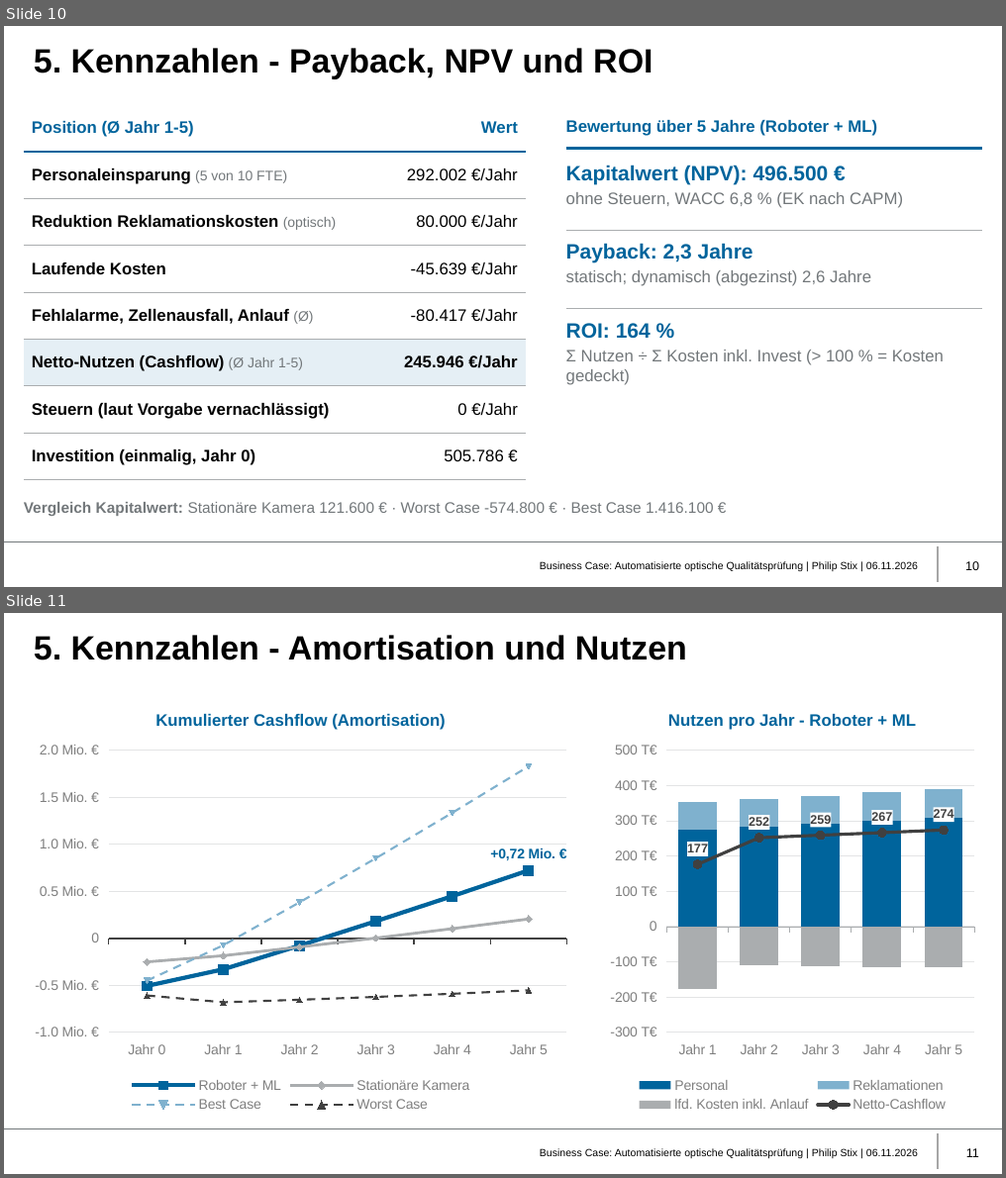
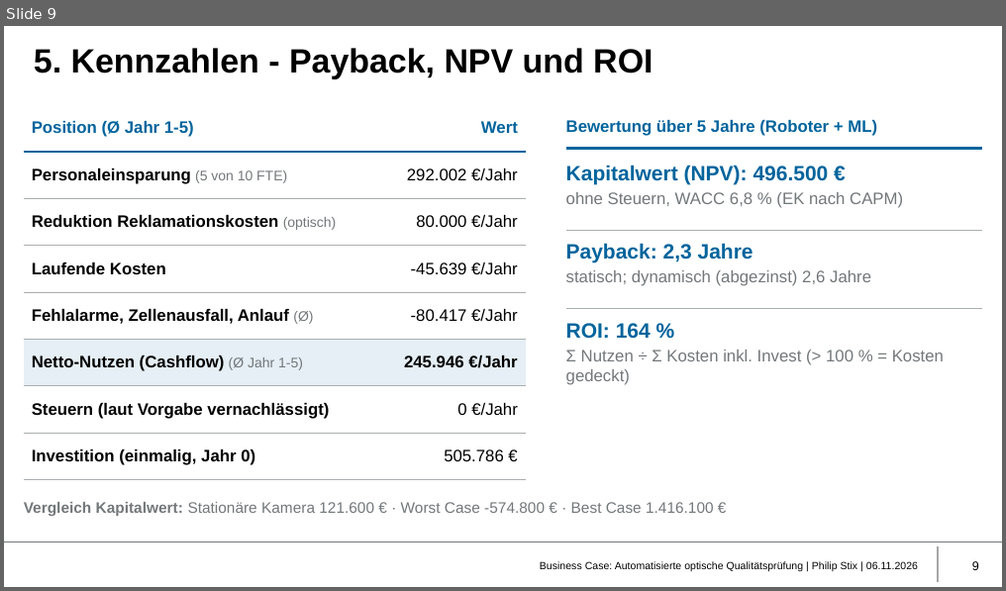
Before and after one commit to philip-stack/MRE3-bGUS, a slide deck: 01 Abgabe/Business Case Qualitätsprüfung - Philip Stix.pptx. Shown one above the other, each under a label of ours: slides 10 and 11 before the commit, slide 9 after it. The pictures are 1006x1178 and 1006x591 pixels, drawn with LibreOffice and Linux fonts; fonts in the diff are those of the drawing; background and template pictures are left out. Boxes give left, top, right and bottom in pixels: in the first picture for what was removed or moved away, otherwise in the second. Text is boxed around its words. In the diff, an @@ line names an element or a change of style, - is before the commit and + after.

```diff
--- a/01 Abgabe/Business Case Qualitätsprüfung - Philip Stix.pptx
+++ b/01 Abgabe/Business Case Qualitätsprüfung - Philip Stix.pptx
@@ slide 11 removed at box(4, 613, 1002, 1174), background #FFFFFF; not listed: 2 template elements that a slide beside it also shows @@
@@ title removed at box(34, 635, 687, 661) @@
-5. Kennzahlen - Amortisation und Nutzen
@@ line chart removed at box(24, 693, 578, 1117) @@
-title "Kumulierter Cashflow (Amortisation)"
-categories: Jahr 0, Jahr 1, Jahr 2, Jahr 3, Jahr 4, Jahr 5
-Roboter + ML: -0.51, -0.33, -0.08, 0.18, 0.45, 0.72
-Stationäre Kamera: -0.25, -0.18, -0.09, 0, 0.1, 0.21
-Best Case: -0.45, -0.07, 0.38, 0.85, 1.34, 1.83
-Worst Case: -0.61, -0.68, -0.65, -0.62, -0.59, -0.55
@@ column stacked chart removed at box(603, 693, 982, 1117) @@
-title "Nutzen pro Jahr - Roboter + ML"
-categories: Jahr 1, Jahr 2, Jahr 3, Jahr 4, Jahr 5
-Personal: 280, 280, 290, 300, 310
-Reklamationen: 80, 80, 80, 80, 80
-lfd. Kosten inkl. Anlauf: -180, -110, -110, -110, -120
-Netto-Cashflow: 177, 252, 259, 267, 274
@@ text removed at box(540, 1149, 918, 1158) @@
-Business Case: Automatisierte optische Qualitätsprüfung | Philip Stix | 06.11.2026
@@ page number removed at box(966, 1149, 979, 1157) @@
-11
@@ what was slide 10 is now slide 9 @@
@@ page number at box(972, 562, 979, 570): text changed @@
-10
+9
```
Also in this commit, not shown: 1 slide changed, 1 other slide removed.
